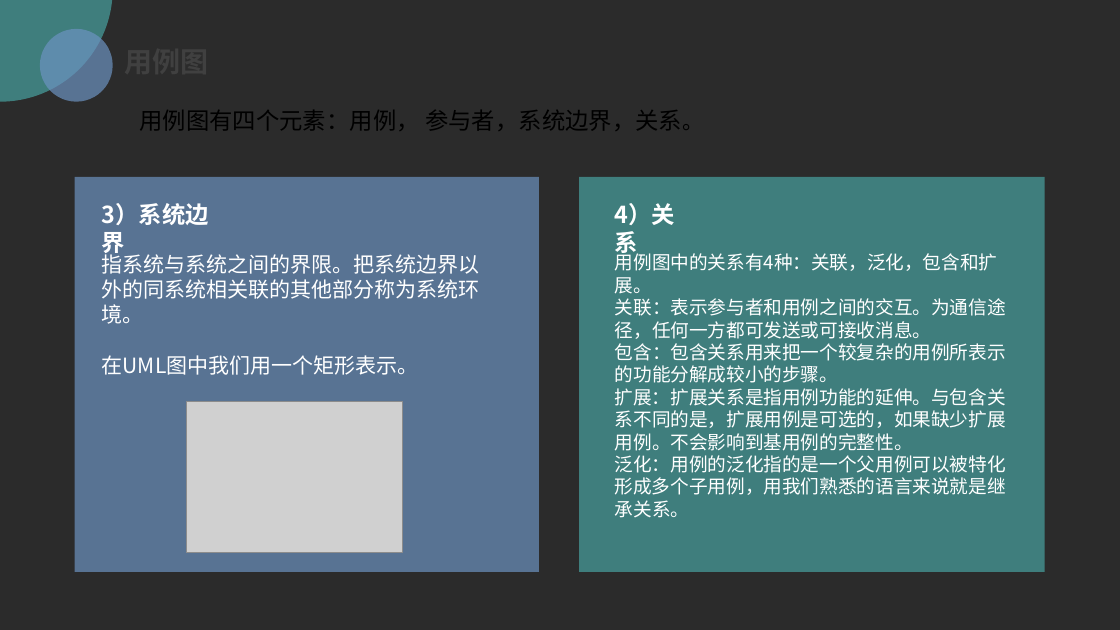
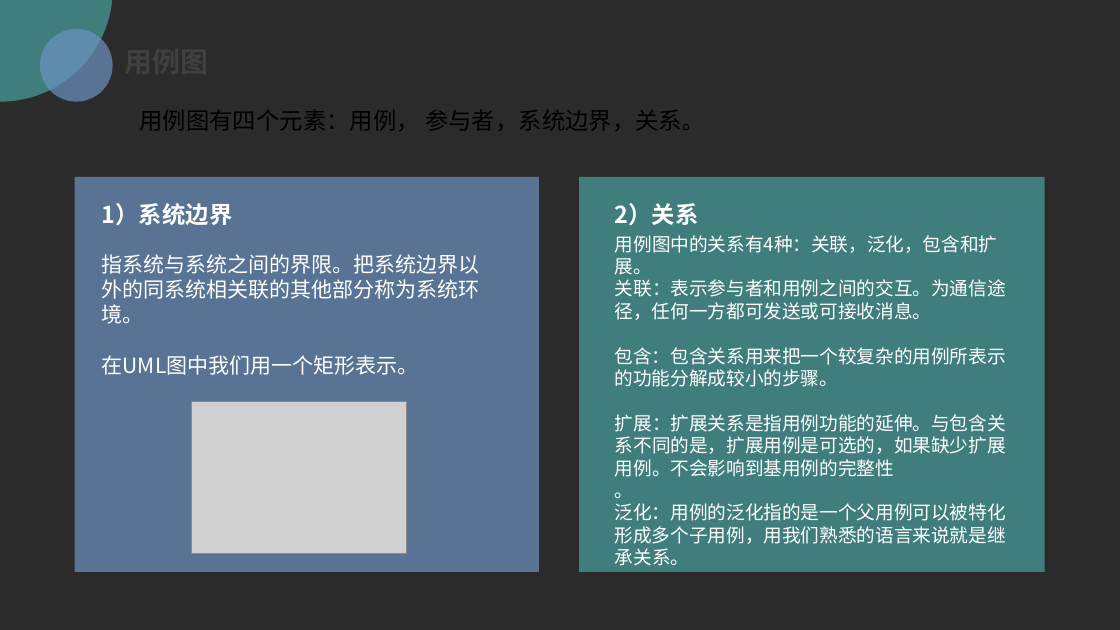
Before and after one commit to PRD2018/PRD2018-G15, a slide deck: slide 27 of 受控文档/02-其他任务/[PRD-15]UML概述.pptx. Drawn at 1120x630 pixels with LibreOffice and Linux fonts; fonts in the diff are those of the drawing; grey boxes stand for pictures; background and template pictures are left out; a plain dark background stands for a picture behind light text. Boxes give left, top, right and bottom in pixels: in the first picture for what was removed or moved away, otherwise in the second. Text is boxed around its words. In the diff, an @@ line names an element or a change of style, - is before the commit and + after.

```diff
--- a/受控文档/02-其他任务/[PRD-15]UML概述.pptx
+++ b/受控文档/02-其他任务/[PRD-15]UML概述.pptx
@@ text at (x1=102, y1=203, x2=233, y2=225): text changed @@
-3）系统边界
+1）系统边界
@@ text at (x1=615, y1=203, x2=699, y2=225): text changed @@
-4）关系
+2）关系
@@ text "用例图中的关系有4种：关联，泛化，包含和扩展。" moved from (x1=615, y1=250, x2=1006, y2=518) to (x1=615, y1=235, x2=1006, y2=566) @@
@@ picture moved from (x1=187, y1=402, x2=402, y2=554) to (x1=192, y1=402, x2=408, y2=554) @@
@@ text at (x1=615, y1=414, x2=1006, y2=498): text changed @@
-扩展：扩展关系是指用例功能的延伸。与包含关系不同的是，扩展用例是可选的，如果缺少扩展用例。不会影响到基用例的完整性。
+扩展：扩展关系是指用例功能的延伸。与包含关系不同的是，扩展用例是可选的，如果缺少扩展用例。不会影响到基用例的完整性
+。
```
Also in this commit, not shown: 20 other slides changed, 1 slide added, 1 slide removed, 2 other files.
